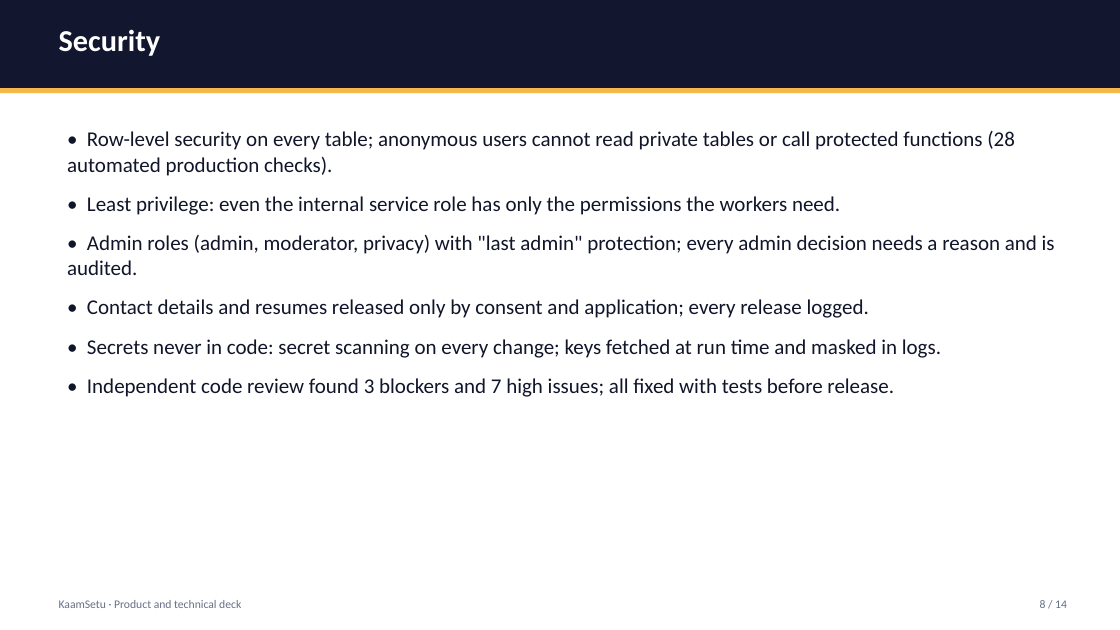
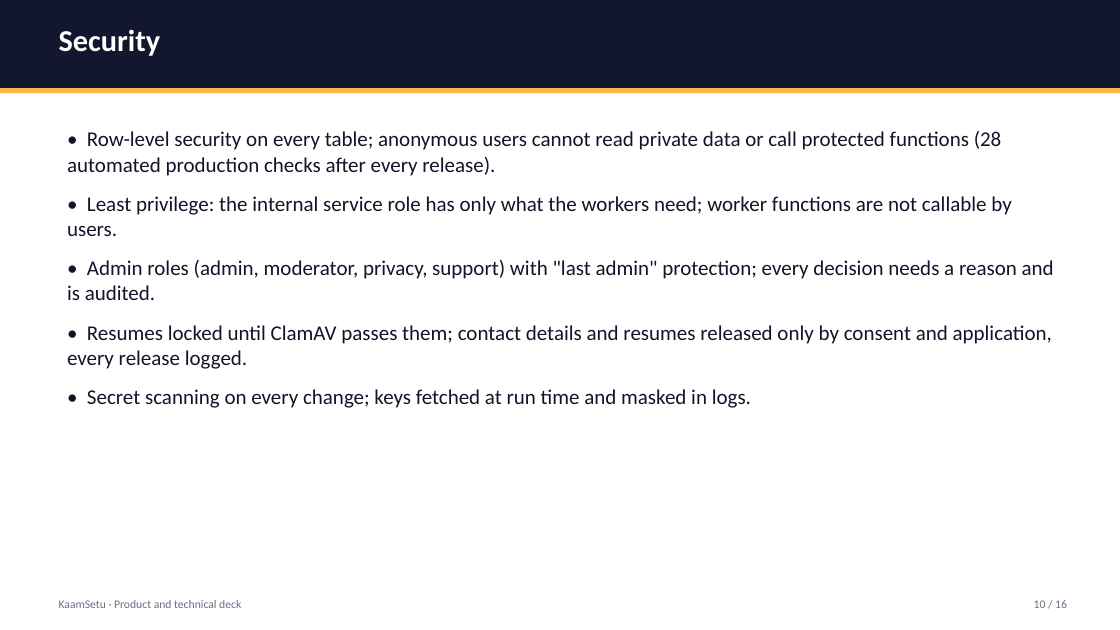
Before and after one commit to Rish866/KaamSetu, a slide deck: slide 10 of docs/decks/KaamSetu-Technical-Deck.pptx (slide 8 before the commit). Drawn at 1120x630 pixels with LibreOffice and Linux fonts; fonts in the diff are those of the drawing. Boxes give left, top, right and bottom in pixels: in the first picture for what was removed or moved away, otherwise in the second. Text is boxed around its words. In the diff, an @@ line names an element or a change of style, - is before the commit and + after.

```diff
--- a/docs/decks/KaamSetu-Technical-Deck.pptx
+++ b/docs/decks/KaamSetu-Technical-Deck.pptx
@@ text at box(67, 131, 1054, 408): text changed @@
-• Row-level security on every table; anonymous users cannot read private tables or call protected functions (28 automated production checks).
-• Least privilege: even the internal service role has only the permissions the workers need.
-• Admin roles (admin, moderator, privacy) with "last admin" protection; every admin decision needs a reason and is audited.
-• Contact details and resumes released only by consent and application; every release logged.
-• Secrets never in code: secret scanning on every change; keys fetched at run time and masked in logs.
-• Independent code review found 3 blockers and 7 high issues; all fixed with tests before release.
+• Row-level security on every table; anonymous users cannot read private data or call protected functions (28 automated production checks after every release).
+• Least privilege: the internal service role has only what the workers need; worker functions are not callable by users.
+• Admin roles (admin, moderator, privacy, support) with "last admin" protection; every decision needs a reason and is audited.
+• Resumes locked until ClamAV passes them; contact details and resumes released only by consent and application, every release logged.
+• Secret scanning on every change; keys fetched at run time and masked in logs.
@@ text at box(1034, 600, 1067, 608): text changed @@
-8 / 14
+10 / 16
```
Also in this commit, not shown: 10 other slides changed, 4 slides added, 2 slides removed, 15 other files.
